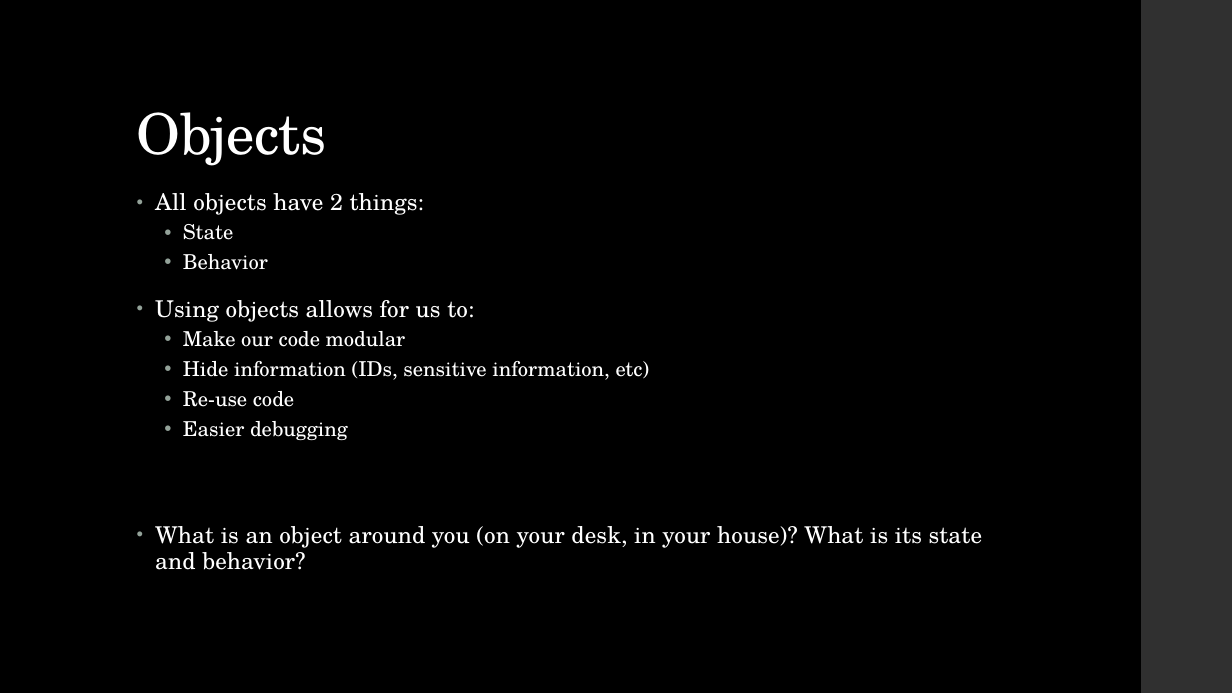
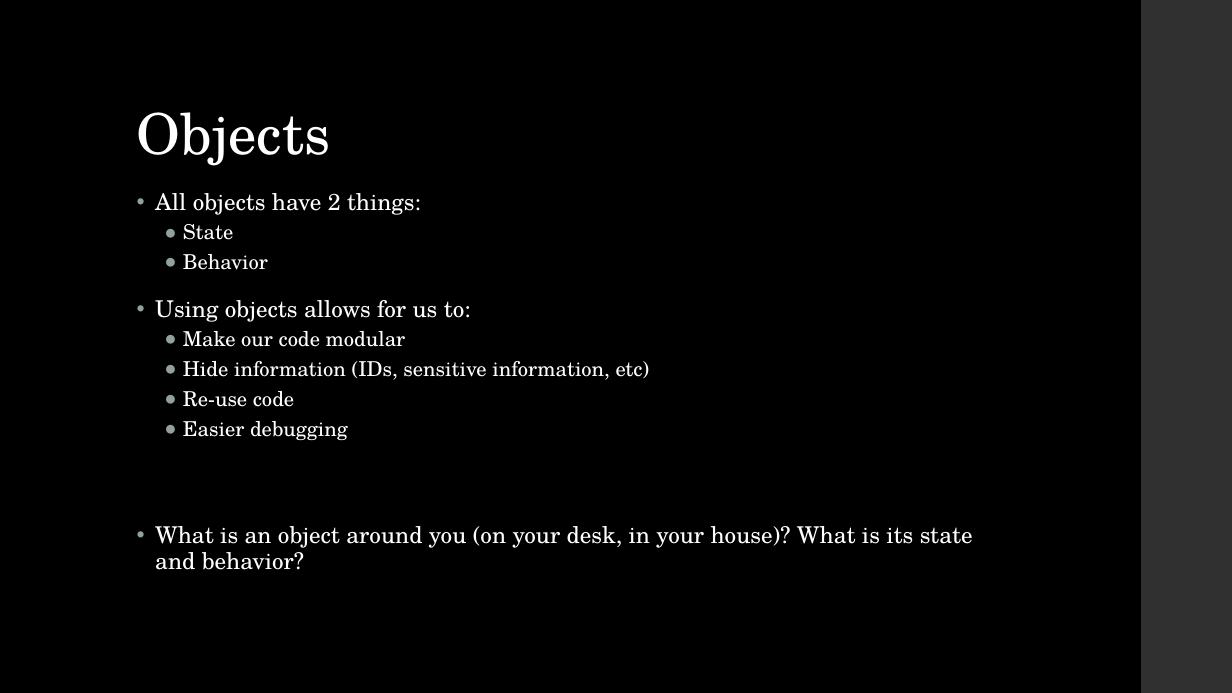
Before and after one commit to LaunchCoderGirlSTL/Data-Science-Assignments, a slide deck: slide 8 of course_material/week_03/week_03_presentation.pptx (slide 9 before the commit). Drawn at 1232x693 pixels with LibreOffice and Linux fonts; fonts in the diff are those of the drawing. Boxes give left, top, right and bottom in pixels: in the first picture for what was removed or moved away, otherwise in the second. Text is boxed around its words. In the diff, an @@ line names an element or a change of style, - is before the commit and + after.

```diff
--- a/course_material/week_03/week_03_presentation.pptx
+++ b/course_material/week_03/week_03_presentation.pptx
@@ title "Objects" at bbox=[137, 112, 330, 166]: letter spacing -0.5 to 0 pt @@
@@ text "All objects have 2 things:" at bbox=[155, 193, 973, 570]: letter spacing 0.1 to 0 pt in "All objects have 2 things:", "Using objects allows for us to:", "What is an object around you (on ..."; text colour #FFFFFF to #FEFEFE in "State", "Behavior", "Make our code modular", "Hide information (IDs, sensitive information, etc)" and 2 more places; less space between paragraphs; bullet • to ●; more space between paragraphs @@
```
Also in this commit, not shown: 19 other slides changed, 1 slide removed, 2 other files.
